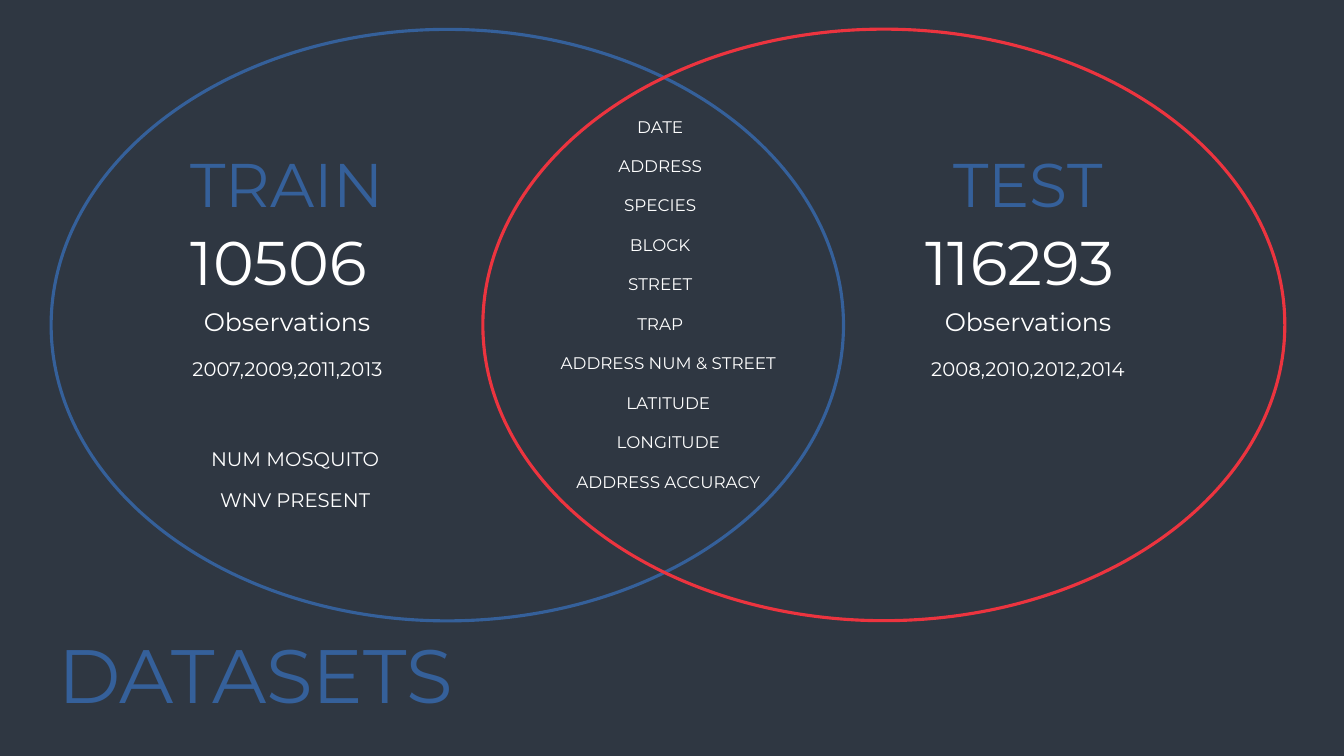
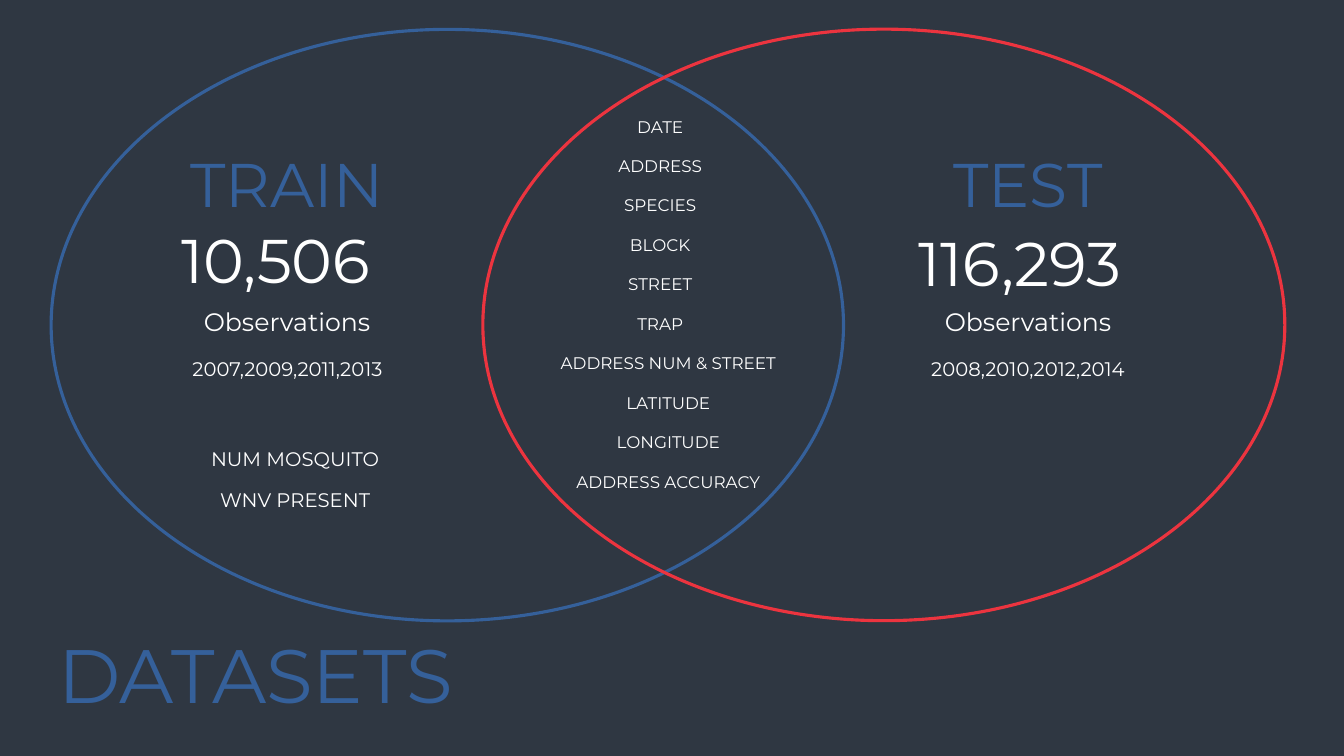
Before and after one commit to bluemelodybox/west-nile-virus-prediction, a slide deck: slide 5 of WNV Grp Presentation.pptx (slide 4 before the commit). Drawn at 1344x756 pixels with LibreOffice and Linux fonts; fonts in the diff are those of the drawing. Boxes give left, top, right and bottom in pixels: in the first picture for what was removed or moved away, otherwise in the second. Text is boxed around its words. In the diff, an @@ line names an element or a change of style, - is before the commit and + after.

```diff
--- a/WNV Grp Presentation.pptx
+++ b/WNV Grp Presentation.pptx
@@ text at (182,239,371,292): text changed @@
-10506
+10,506
@@ text at (918,242,1121,295): text changed @@
-116293
+116,293
```
Also in this commit, not shown: 3 other slides changed, 12 slides added, 1 slide removed.
